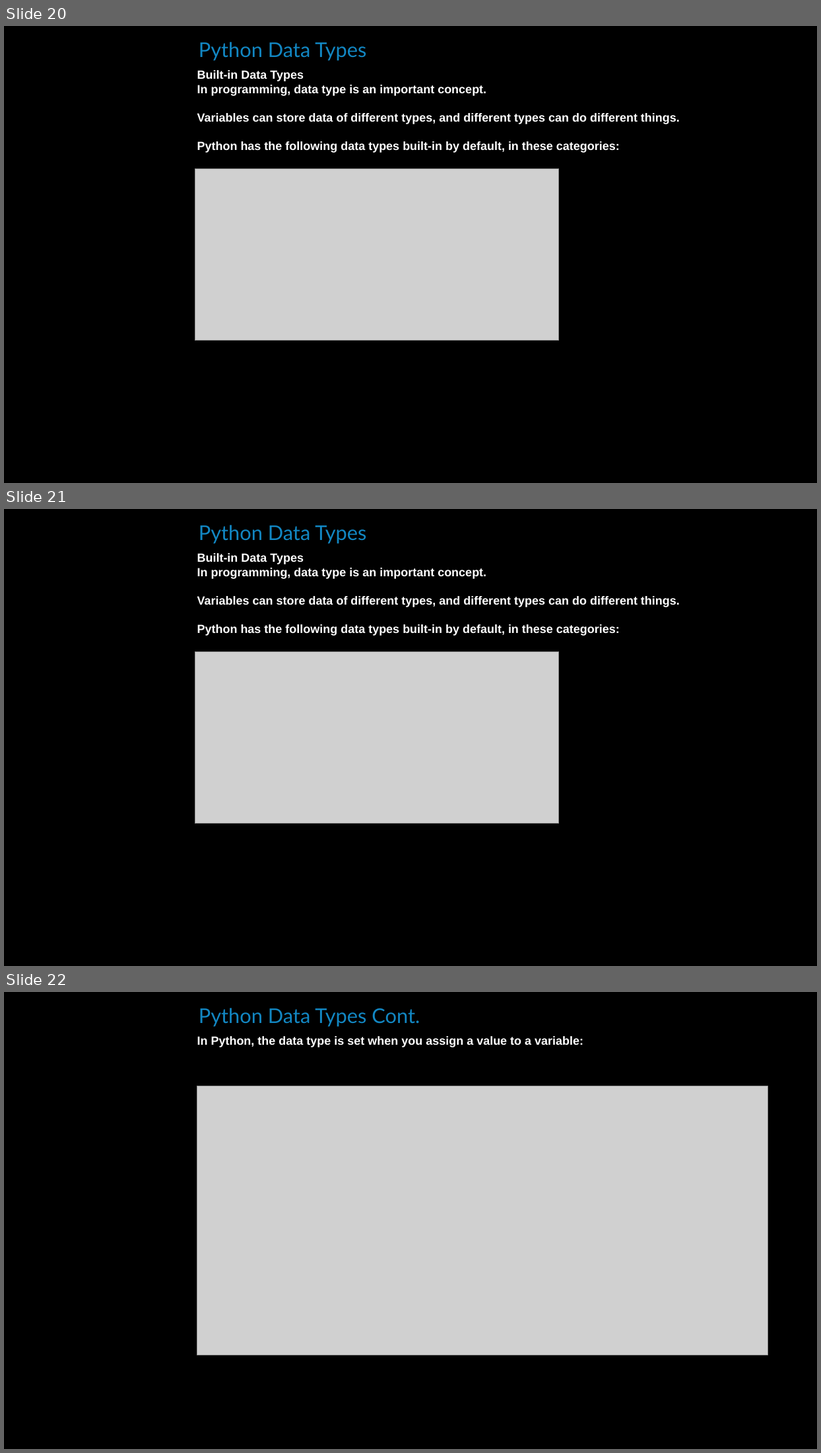
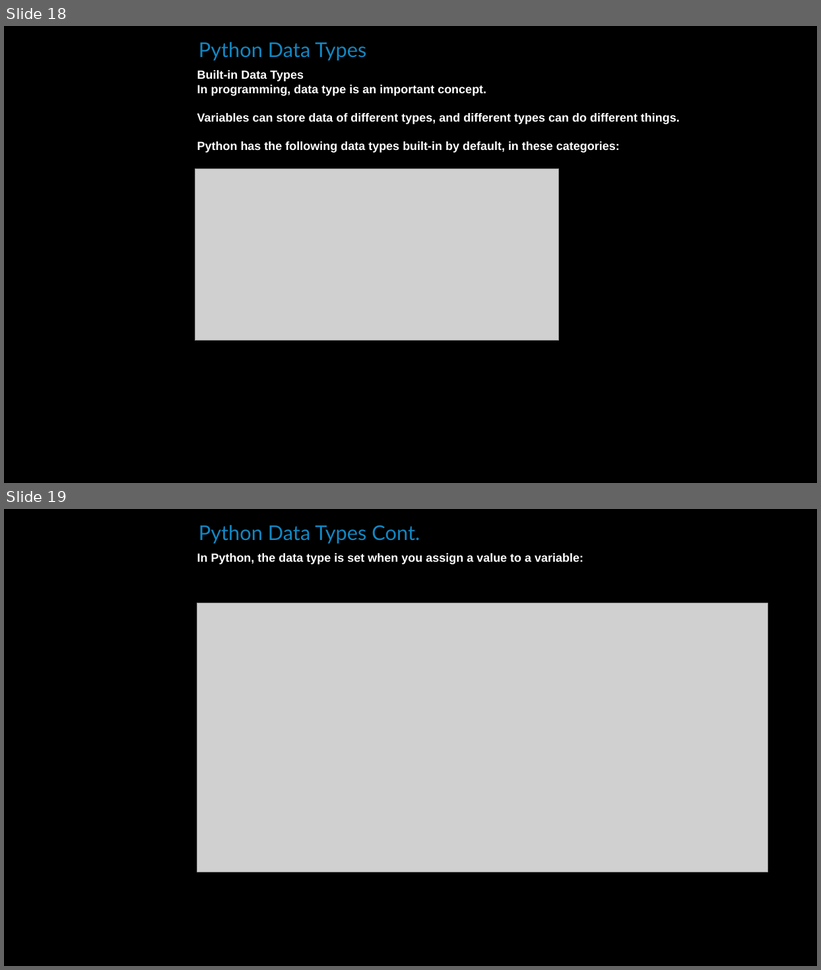
Before and after one commit to simon-pikalov/Ariel_OOP_2020, a slide deck: Classes/week_09/TA/simon_group/oop9.pptx. Shown one above the other, each under a label of ours: slides 20, 21 and 22 before the commit, slides 18 and 19 after it. The pictures are 821x1453 and 821x970 pixels, drawn with LibreOffice and Linux fonts; fonts in the diff are those of the drawing; grey boxes stand for pictures; background and template pictures are left out. Boxes give left, top, right and bottom in pixels: in the first picture for what was removed or moved away, otherwise in the second. Text is boxed around its words. In the diff, an @@ line names an element or a change of style, - is before the commit and + after.

```diff
--- a/Classes/week_09/TA/simon_group/oop9.pptx
+++ b/Classes/week_09/TA/simon_group/oop9.pptx
@@ slide 21 removed at (x1=4, y1=509, x2=817, y2=966), background #000000 @@
@@ text removed at (x1=199, y1=525, x2=366, y2=544) @@
-Python Data Types
@@ text removed at (x1=197, y1=553, x2=680, y2=636) @@
-Built-in Data Types
-In programming, data type is an important concept.
-Variables can store data of different types, and different types can do different things.
-Python has the following data types built-in by default, in these categories:
@@ picture removed at (x1=195, y1=652, x2=559, y2=824) @@
@@ what was slide 20 is now slide 18 @@
@@ what was slide 22 is now slide 19 @@
```
Also in this commit, not shown: 3 slides changed, 21 slides added, 2 other slides removed, 3 other files.
